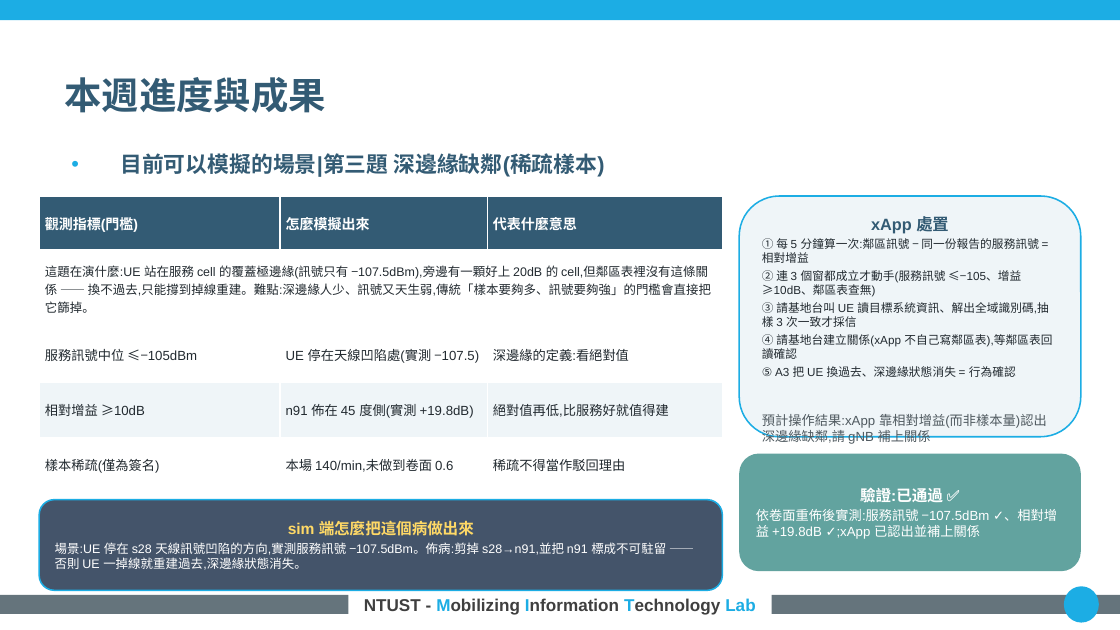
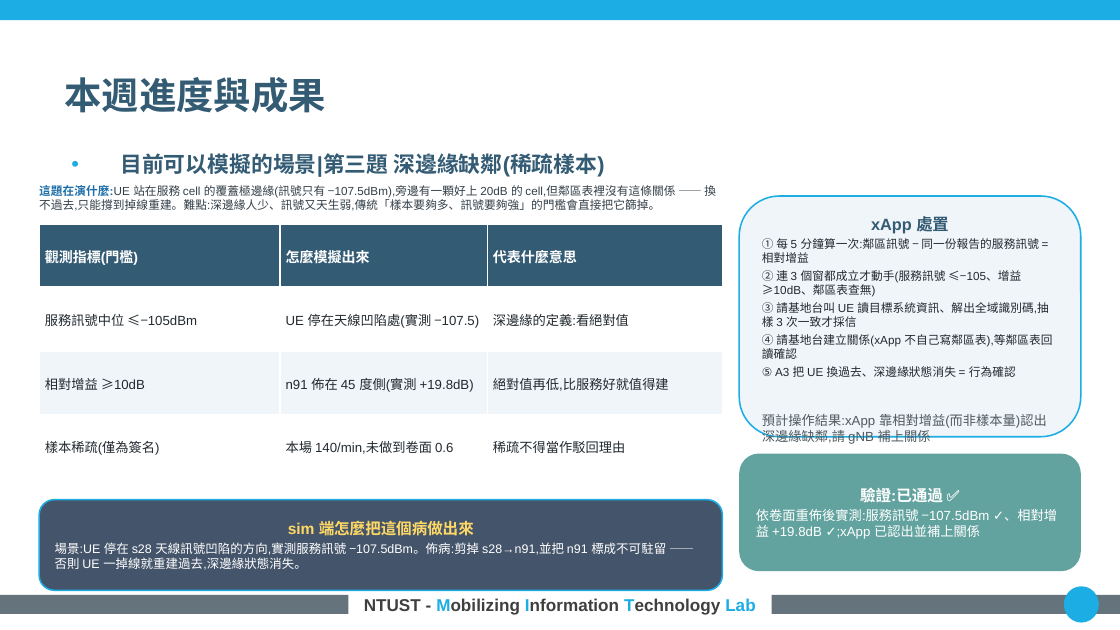
Before and after one commit to kimOuO/RAN-sim-OAI, a slide deck: slide 6 of docs/report/8_27_進度報告_v10十二題.pptx. Drawn at 1120x630 pixels with LibreOffice and Linux fonts; fonts in the diff are those of the drawing; background and template pictures are left out. Boxes give left, top, right and bottom in pixels: in the first picture for what was removed or moved away, otherwise in the second. Text is boxed around its words. In the diff, an @@ line names an element or a change of style, - is before the commit and + after.

```diff
--- a/docs/report/8_27_進度報告_v10十二題.pptx
+++ b/docs/report/8_27_進度報告_v10十二題.pptx
@@ text added at bbox=[39, 185, 716, 211], 7.5 pt, text #333F48 @@
+這題在演什麼:UE 站在服務 cell 的覆蓋極邊緣(訊號只有 −107.5dBm),旁邊有一顆好上 20dB 的 cell,但鄰區表裡沒有這條關係 —— 換不過去,只能撐到掉線重建。難點:深邊緣人少、訊號又天生弱,傳統「樣本要夠多、訊號要夠強」的門檻會直接把它篩掉。
@@ table at bbox=[39, 224, 722, 515] @@
-row 2: 這題在演什麼:UE 站在服務 cell 的覆蓋極邊緣(訊號只有 −107.5dBm),旁邊有一顆好上 20dB 的 cell,但鄰區表裡沒有這條關係 —— 換不過去,只能撐到掉線重建。難點:深邊緣人少、訊號又天生弱,傳統「樣本要夠多、訊號要夠強」的門檻會直接把它篩掉。 |  | 
@@ table: place and size @@
-table at bbox=[39, 196, 722, 487]
+table at bbox=[39, 224, 722, 515]
```
Also in this commit, not shown: 11 other slides changed, 4 other files.
